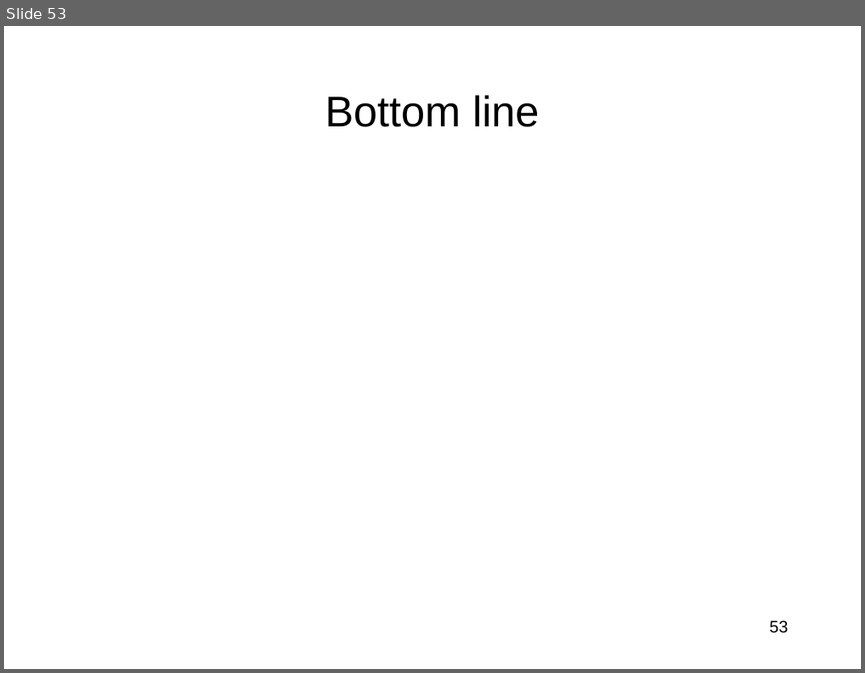
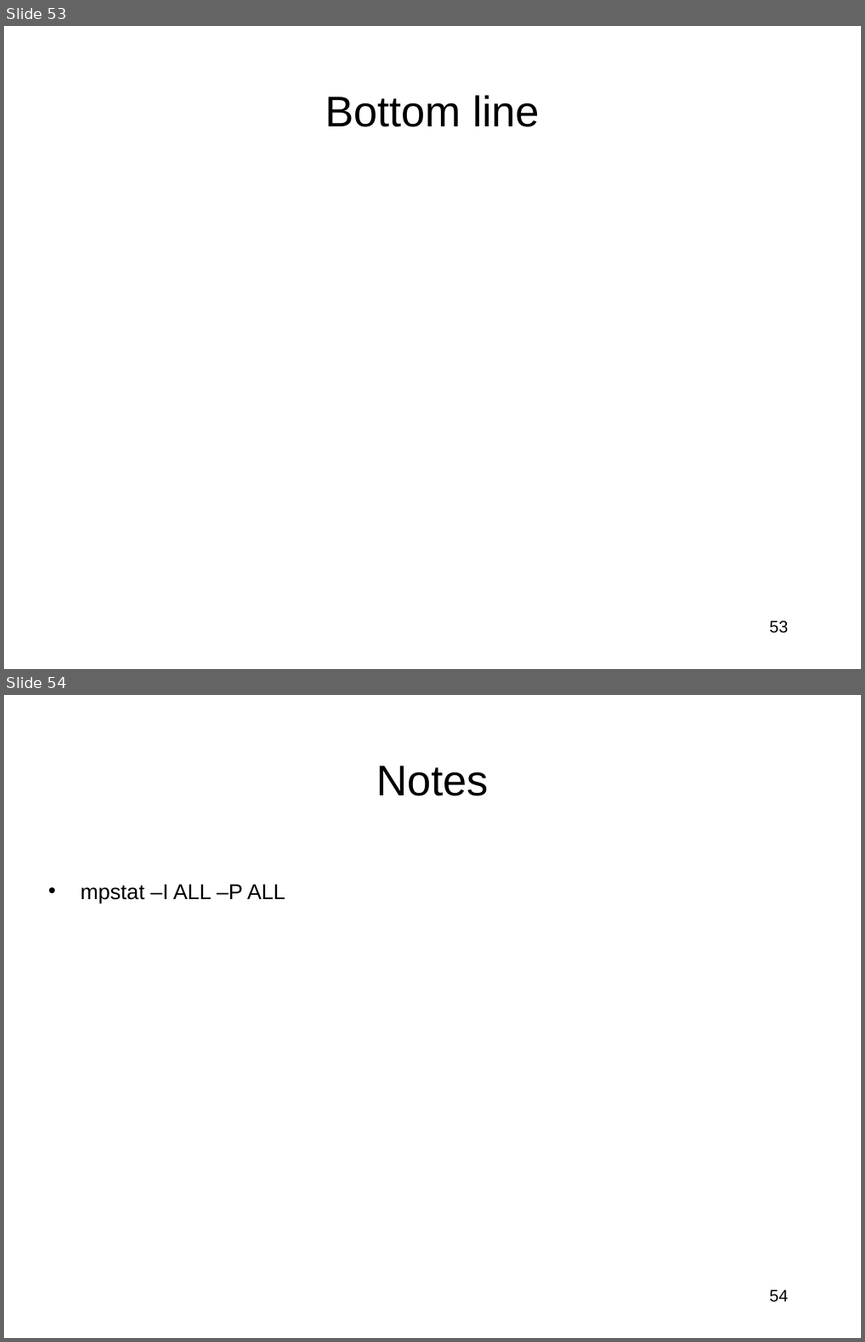
Before and after one commit to jlmucb/class_notes, a slide deck: BerkeleyClass/CS290Spring2013/Lectures/entropy_talk.pptx. Shown one above the other, each under a label of ours: slide 53 before the commit, slides 53 and 54 after it. The pictures are 865x673 and 865x1342 pixels, drawn with LibreOffice and Linux fonts; fonts in the diff are those of the drawing; grey boxes stand for pictures. Boxes give left, top, right and bottom in pixels: in the first picture for what was removed or moved away, otherwise in the second. Text is boxed around its words. In the diff, an @@ line names an element or a change of style, - is before the commit and + after.

```diff
--- a/BerkeleyClass/CS290Spring2013/Lectures/entropy_talk.pptx
+++ b/BerkeleyClass/CS290Spring2013/Lectures/entropy_talk.pptx
@@ slide 54 added at (4, 695, 861, 1338), background #FFFFFF @@
@@ title added at (376, 766, 488, 796), 36 pt, text #000000 @@
+Notes
@@ text added at (80, 884, 285, 903), 18 pt, text #000000 @@
+• mpstat –I ALL –P ALL
@@ page number added at (769, 1289, 788, 1302), 14 pt, text #000000 @@
+54
```
Also in this commit, not shown: 1 slide changed, 1 other file.
